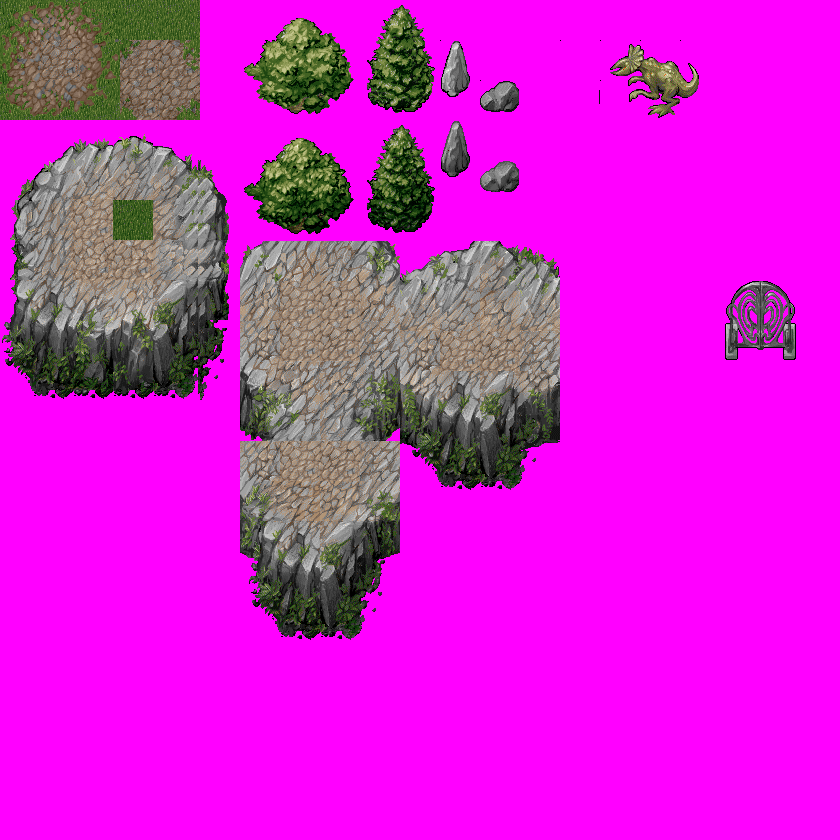
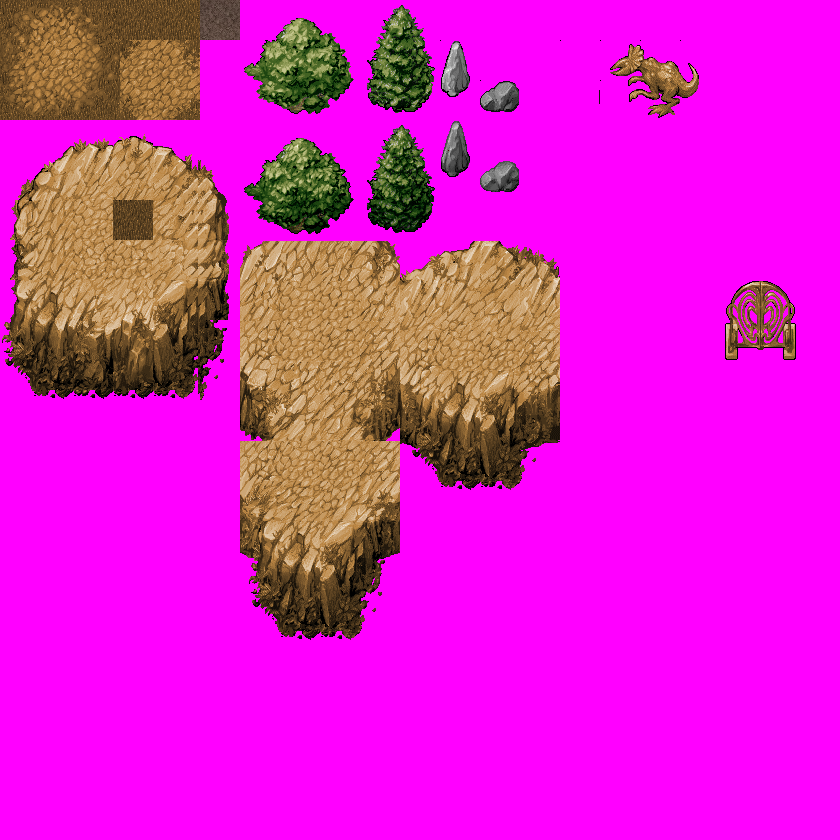
Layer changes from the first 840 × 840 image to the second:
added layer "Layer 18" above "Layer 17" over [left=200, top=0, right=240, bottom=40]
added layer "Layer 17" above "Layer 15 copy" over [left=200, top=0, right=240, bottom=40]
added layer "Layer 15 copy" above "Layer 15" over [left=0, top=0, right=795, bottom=640]
painted on "Layer 15" over [left=0, top=0, right=795, bottom=400]
removed layer "Layer 13" over [left=0, top=0, right=795, bottom=400]
